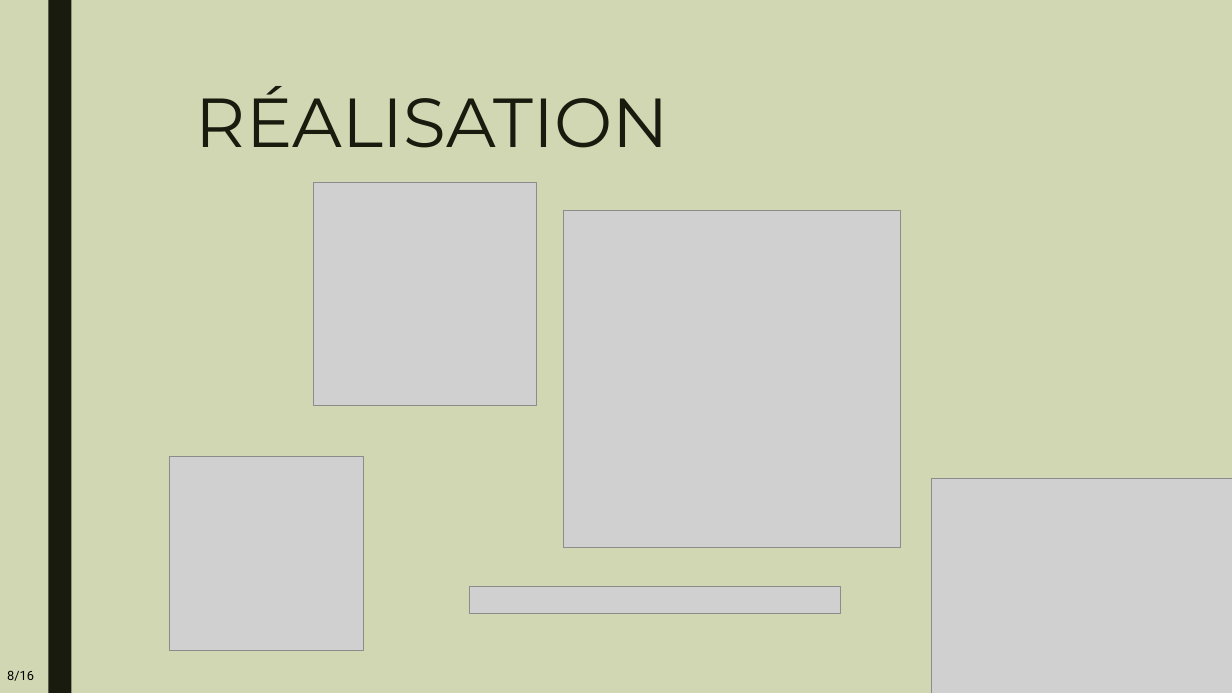
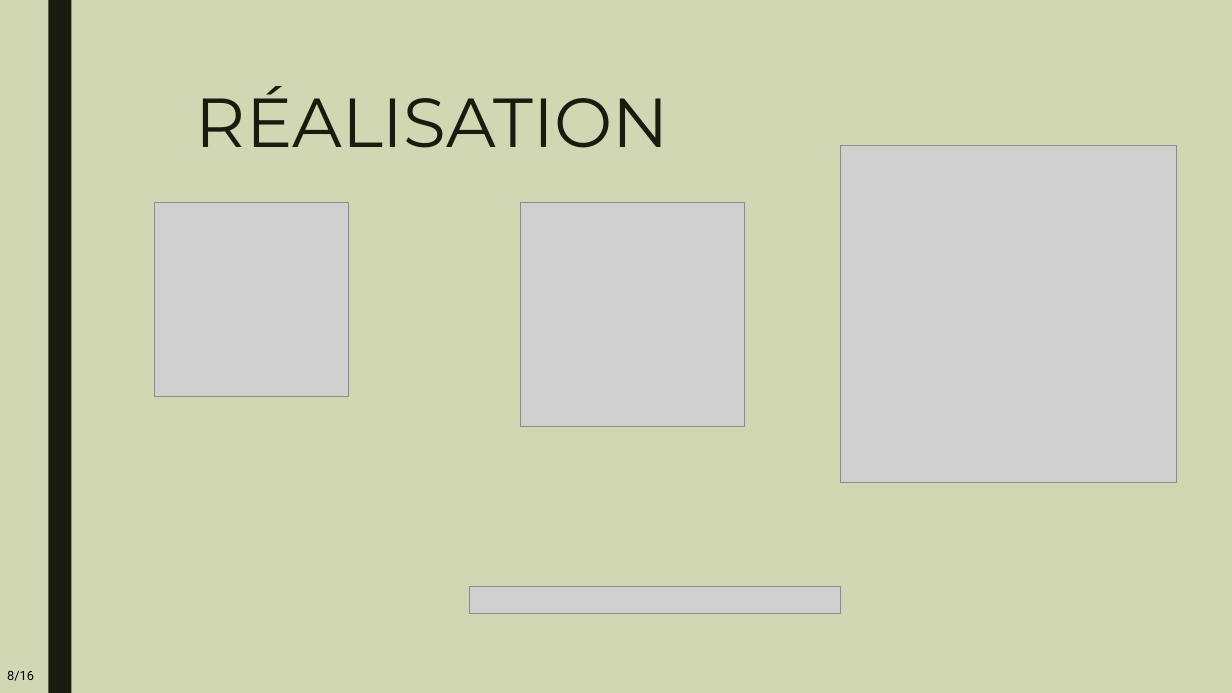
Before and after one commit to TristanGerber/trigerber-TPI, a slide deck: slide 8 of 3-Presentation/x-trg-powerpoint.pptx. Drawn at 1232x693 pixels with LibreOffice and Linux fonts; fonts in the diff are those of the drawing; grey boxes stand for pictures. Boxes give left, top, right and bottom in pixels: in the first picture for what was removed or moved away, otherwise in the second. Text is boxed around its words. In the diff, an @@ line names an element or a change of style, - is before the commit and + after.

```diff
--- a/3-Presentation/x-trg-powerpoint.pptx
+++ b/3-Presentation/x-trg-powerpoint.pptx
@@ picture: place and size @@
-picture at [564, 211, 900, 547]
+picture at [840, 146, 1177, 482]
@@ picture: place and size @@
-picture at [169, 457, 363, 651]
+picture at [154, 202, 348, 396]
@@ picture: place and size @@
-picture at [313, 182, 537, 406]
+picture at [521, 202, 745, 426]
@@ picture removed at [933, 479, 1232, 693] @@
```
Also in this commit, not shown: 15 other slides changed, 1 other file.
